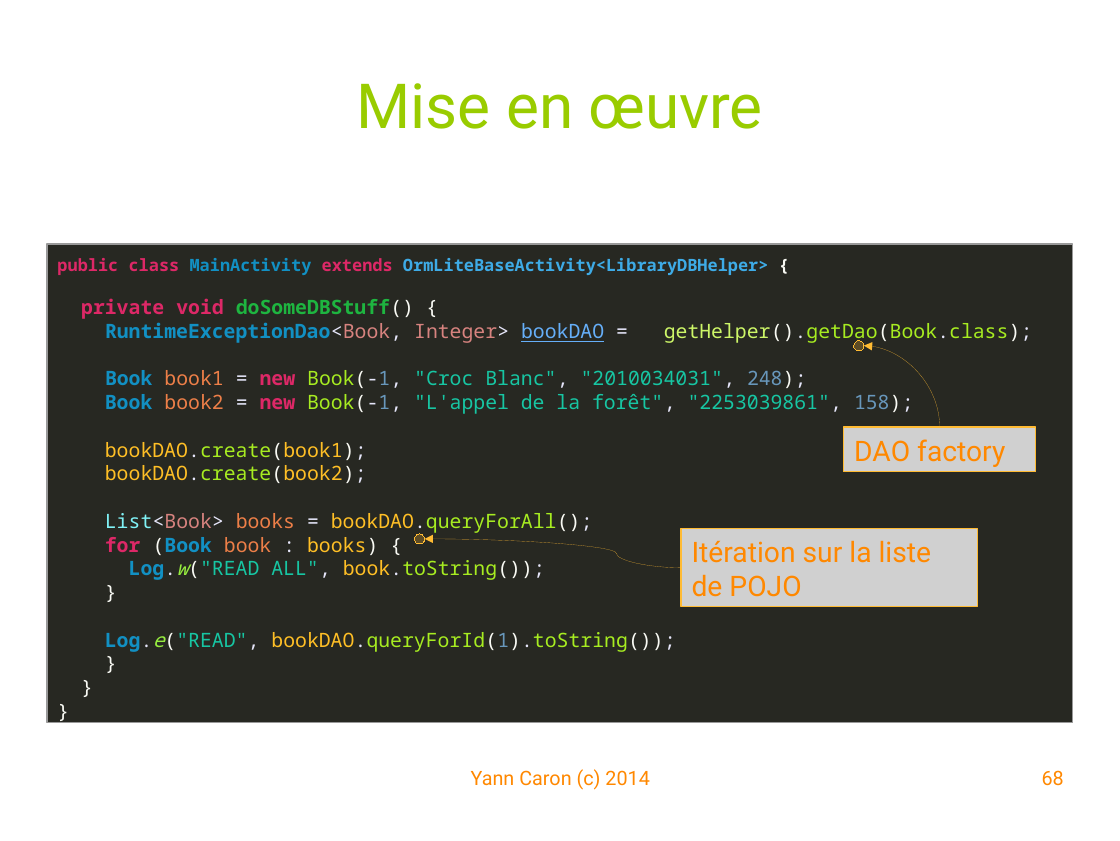
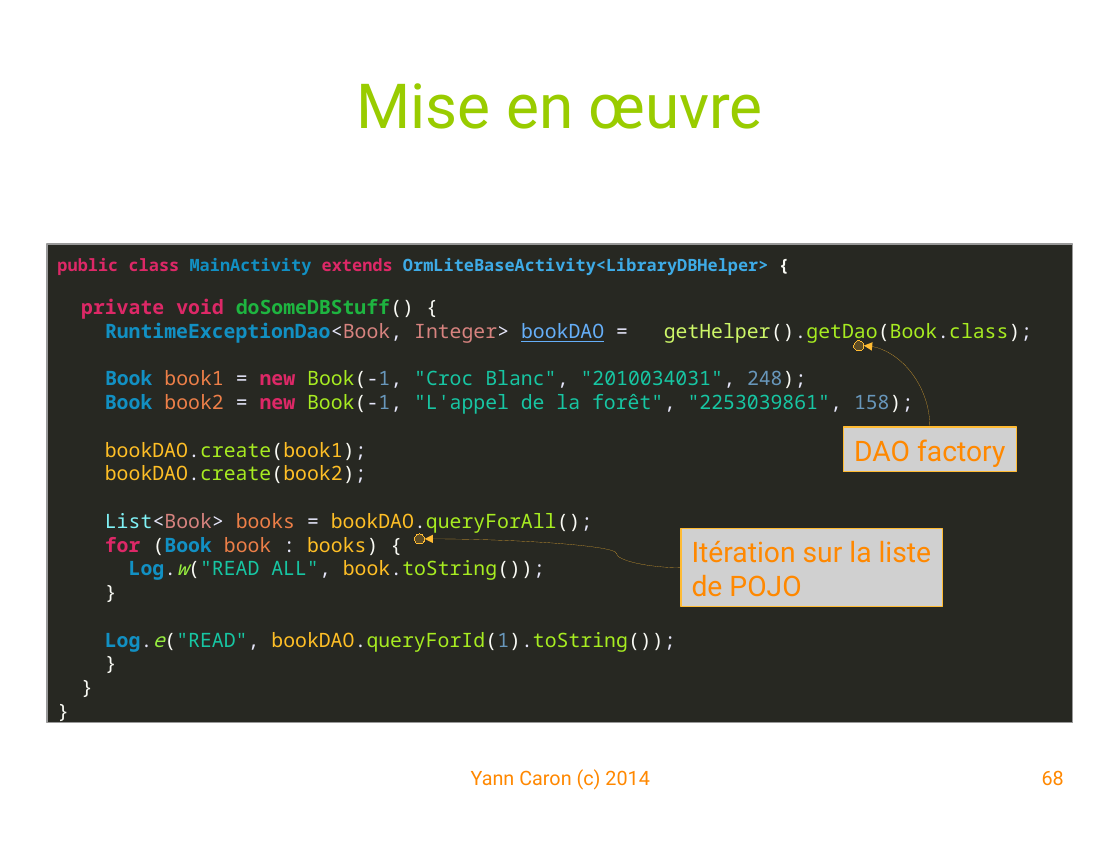
Before and after one commit to YannCaron/Android-ENSG, a slide deck: slide 68 of 04 - Databases.odp. Drawn at 1120x841 pixels with LibreOffice and Linux fonts; fonts in the diff are those of the drawing; grey boxes stand for pictures; background and template pictures are left out. Boxes give left, top, right and bottom in pixels: in the first picture for what was removed or moved away, otherwise in the second. Text is boxed around its words. In the diff, an @@ line names an element or a change of style, - is before the commit and + after.

```diff
--- a/04 - Databases.odp
+++ b/04 - Databases.odp
@@ curved arrow moved from (940, 427) - (864, 346) to (930, 427) - (864, 346) @@
@@ picture "DAO factory": place and size @@
-picture "DAO factory" at (844,427,1036,472)
+picture "DAO factory" at (844,427,1016,472)
@@ picture "Itération sur la liste": place and size @@
-picture "Itération sur la liste" at (681,528,978,607)
+picture "Itération sur la liste" at (681,528,942,607)
```
Also in this commit, not shown: 13 other slides changed, 7 other files.
